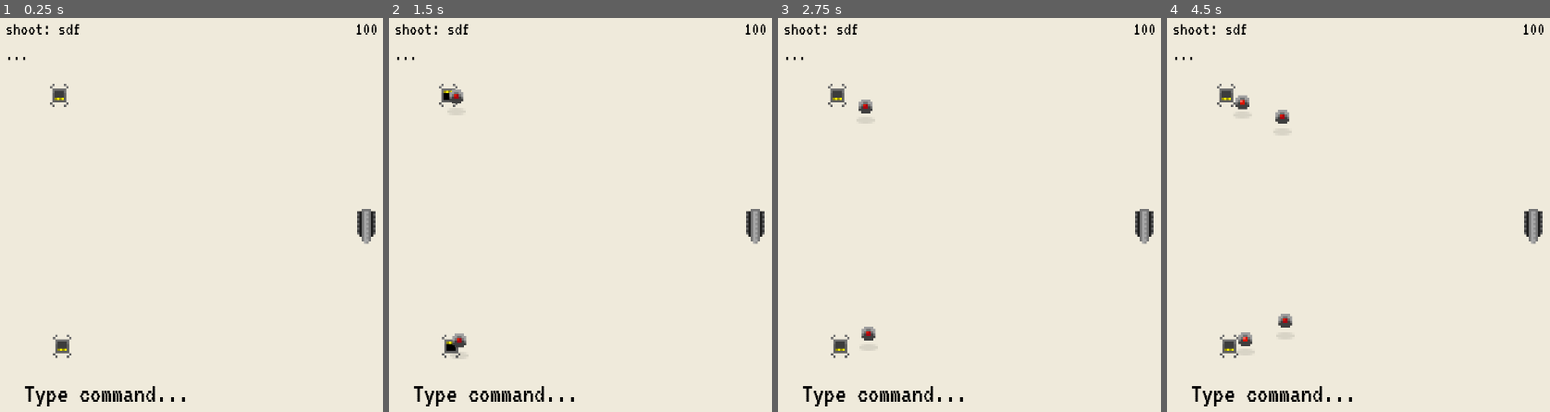
Above: before the commit, frames 1-4 (left to right).
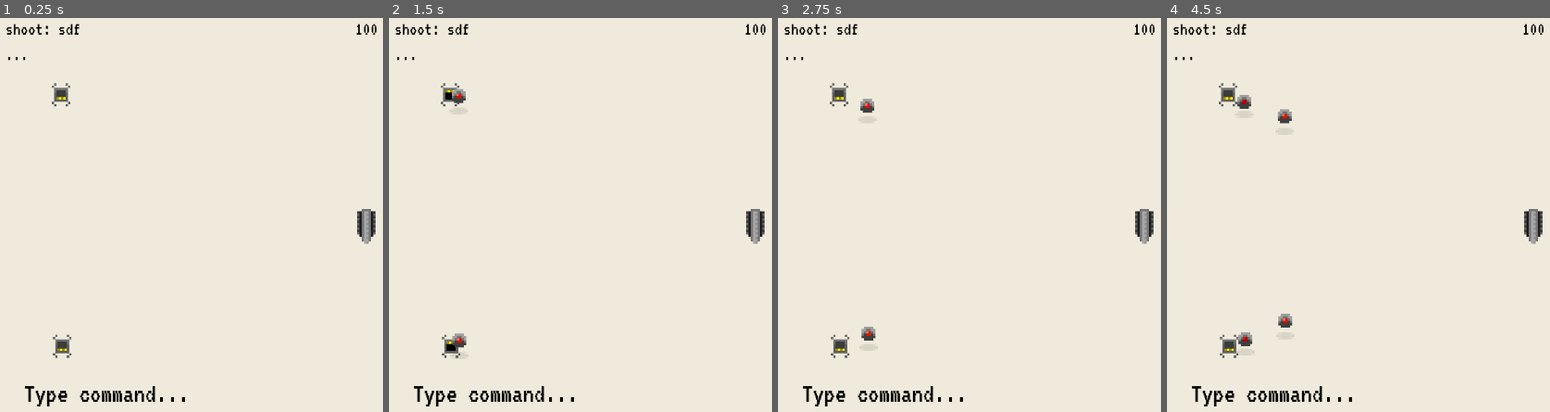
Above: after the commit, the same moments.

Repository: Anudin/LD41
Game: Godot game, scene res://Main.tscn
The game is run twice, just before and just after one commit, with the same random seed, the same clock (stepped at 60 frames per second) and the same inputs.
Inputs:
- Up to frame 1 (0.25 s): no input
- Up to frame 2 (1.5 s): tap Enter at 0.5, 0.6 s; tap Space at 0.77 s; tap Backspace at 1.35 s
- Up to frame 3 (2.75 s): tap Space at 1.52 s; tap Delete at 2.1 s
- Up to frame 4 (4.5 s): tap Enter at 2.85 s; tap Space at 3.02, 3.77 s; tap Backspace at 3.6 s; tap Delete at 4.35 s

The runs differ from the first frame. In frame 1, 0.2% of the frame differs, in the area x 13-19%, y 16-23%; in frame 2, 0.2%; in frame 3, 0.3%; in frame 4, 0.4%, in the area x 13-33%, y 16-83%.

Commit message:
Add destructable spawns

Diff:
--- a/AI/AI.tscn
+++ b/AI/AI.tscn
@@ -24,7 +24,7 @@
 "frames": [ ExtResource( 3 ), ExtResource( 4 ), ExtResource( 5 ), ExtResource( 6 ), ExtResource( 7 ), ExtResource( 8 ) ],
 "loop": false,
 "name": "explode",
-"speed": 5.0
+"speed": 8.0
 } ]
 
 [sub_resource type="RectangleShape2D" id=2]
@@ -57,7 +57,6 @@
 scale = Vector2( 4, 4 )
 frames = SubResource( 1 )
 animation = "default"
-frame = 1
 playing = true
 script = ExtResource( 9 )
 _sections_unfolded = [ "Offset", "Transform" ]
--- a/Main.gd
+++ b/Main.gd
@@ -2,7 +2,7 @@
 
 # TODO: Fill queue from start / finish / clear it
 
-# TODO: Sound
+# TODO: Sound [Warn sound]
 # TODO: Tutorial
 # TODO: Particles - trails!, blood, smoke etc.
 
@@ -55,7 +55,6 @@
 func update_temp_commands_display():
 	var command_display = ""
 
-	# TODO: Keep order
 	for key in TEMP_COMMANDS.keys():
 		command_display += TEMP_COMMANDS[key] + ": " + key + "\n"
 
--- a/Main.tscn
+++ b/Main.tscn
@@ -15,7 +15,7 @@
 font_data = ExtResource( 2 )
 _sections_unfolded = [ "Font", "Settings" ]
 
-[node name="Main" type="Node2D"]
+[node name="Main" type="Node2D" index="0"]
 
 script = ExtResource( 1 )
 __meta__ = {
@@ -120,8 +120,6 @@
 
 [node name="Level" type="Node2D" parent="." index="1"]
 
-editor/display_folded = true
-
 [node name="Tree" parent="Level" index="0" instance=ExtResource( 4 )]
 
 visible = false
@@ -169,7 +167,7 @@
 
 [node name="Spawn" parent="Level" index="9" instance=ExtResource( 5 )]
 
-position = Vector2( 108.562, 140.296 )
+position = Vector2( 112.245, 139.068 )
 
 [node name="Spawn2" parent="Level" index="10" instance=ExtResource( 5 )]
 
--- a/Player/Bullet.tscn
+++ b/Player/Bullet.tscn
@@ -8,7 +8,7 @@
 custom_solver_bias = 0.0
 extents = Vector2( 1.01508, 0.963976 )
 
-[node name="Bullet" type="Sprite" index="0" groups=[
+[node name="Bullet" type="Sprite" groups=[
 "bullets",
 ]]
 
--- a/Spawns/Spawn.gd
+++ b/Spawns/Spawn.gd
@@ -6,6 +6,7 @@
 var AI = preload("res://AI/AI.tscn")
 
 var spawned = 0
+var destroyed = false
 
 func _ready():
 	$Timer.wait_time = SPAWN_SPEED_SECS
@@ -14,9 +15,6 @@
 #	# Called every frame. Delta is time since last frame.
 #	# Update game logic here.
 #	pass
-
-func _on_animation_finished():
-	play("default")
 
 func _on_timeout():
 	if spawned >= MAX:
@@ -28,3 +26,14 @@
 	$"/root/Main/AI".add_child(spawn)
 
 	spawned += 1
+
+func _on_area_entered(area):
+	$Timer.stop()
+	z_index = -1
+	destroyed = true
+	play("explode")
+	set_process(false)
+
+func _on_animation_finished():
+	if not destroyed:
+		play("default")
--- a/Spawns/Spawn.tscn
+++ b/Spawns/Spawn.tscn
@@ -1,15 +1,21 @@
-[gd_scene load_steps=6 format=2]
+[gd_scene load_steps=13 format=2]
 
 [ext_resource path="res://Spawns/spawn_open0.png" type="Texture" id=1]
 [ext_resource path="res://Spawns/spawn_open1.png" type="Texture" id=2]
 [ext_resource path="res://Spawns/spawn_open2.png" type="Texture" id=3]
-[ext_resource path="res://Spawns/Spawn.gd" type="Script" id=4]
+[ext_resource path="res://AI/explosion0.png" type="Texture" id=4]
+[ext_resource path="res://AI/explosion1.png" type="Texture" id=5]
+[ext_resource path="res://AI/explosion2.png" type="Texture" id=6]
+[ext_resource path="res://AI/explosion3.png" type="Texture" id=7]
+[ext_resource path="res://AI/explosion4.png" type="Texture" id=8]
+[ext_resource path="res://Spawns/explosion5.png" type="Texture" id=9]
+[ext_resource path="res://Spawns/Spawn.gd" type="Script" id=10]
 
 [sub_resource type="SpriteFrames" id=1]
 
 animations = [ {
 "frames": [ ExtResource( 1 ), ExtResource( 2 ), ExtResource( 3 ), ExtResource( 2 ), ExtResource( 1 ) ],
-"loop": true,
+"loop": false,
 "name": "open",
 "speed": 5.0
 }, {
@@ -17,19 +23,46 @@
 "loop": true,
 "name": "default",
 "speed": 5.0
+}, {
+"frames": [ ExtResource( 4 ), ExtResource( 5 ), ExtResource( 6 ), ExtResource( 7 ), ExtResource( 8 ), ExtResource( 9 ) ],
+"loop": false,
+"name": "explode",
+"speed": 8.0
 } ]
 
-[node name="Spawn" type="AnimatedSprite"]
+[sub_resource type="RectangleShape2D" id=2]
+
+custom_solver_bias = 0.0
+extents = Vector2( 4.29355, 5.30812 )
+
+[node name="Spawn" type="AnimatedSprite" index="0"]
 
 scale = Vector2( 4, 4 )
 frames = SubResource( 1 )
 animation = "default"
-script = ExtResource( 4 )
+script = ExtResource( 10 )
 _sections_unfolded = [ "Transform" ]
 SPAWN_SPEED_SECS = 2.5
 MAX = 5
 
-[node name="Timer" type="Timer" parent="." index="0"]
+[node name="Area2D" type="Area2D" parent="." index="0"]
+
+input_pickable = true
+gravity_vec = Vector2( 0, 1 )
+gravity = 98.0
+linear_damp = 0.1
+angular_damp = 1.0
+collision_layer = 8
+collision_mask = 4
+audio_bus_override = false
+audio_bus_name = "Master"
+_sections_unfolded = [ "Collision" ]
+
+[node name="CollisionShape2D" type="CollisionShape2D" parent="Area2D" index="0"]
+
+shape = SubResource( 2 )
+
+[node name="Timer" type="Timer" parent="." index="1"]
 
 process_mode = 1
 wait_time = 1.0
@@ -38,4 +71,6 @@
 
 [connection signal="animation_finished" from="." to="." method="_on_animation_finished"]
 
+[connection signal="area_entered" from="Area2D" to="." method="_on_area_entered"]
+
 [connection signal="timeout" from="Timer" to="." method="_on_timeout"]
--- a/project.godot
+++ b/project.godot
@@ -46,6 +46,7 @@
 2d_physics/layer_1="player"
 2d_physics/layer_2="enemies"
 2d_physics/layer_3="bullets"
+2d_physics/layer_4="level"
 
 [rendering]
 
Binary file added: Spawns/explosion5.png
Not shown, added: Spawns/explosion5.png.import
